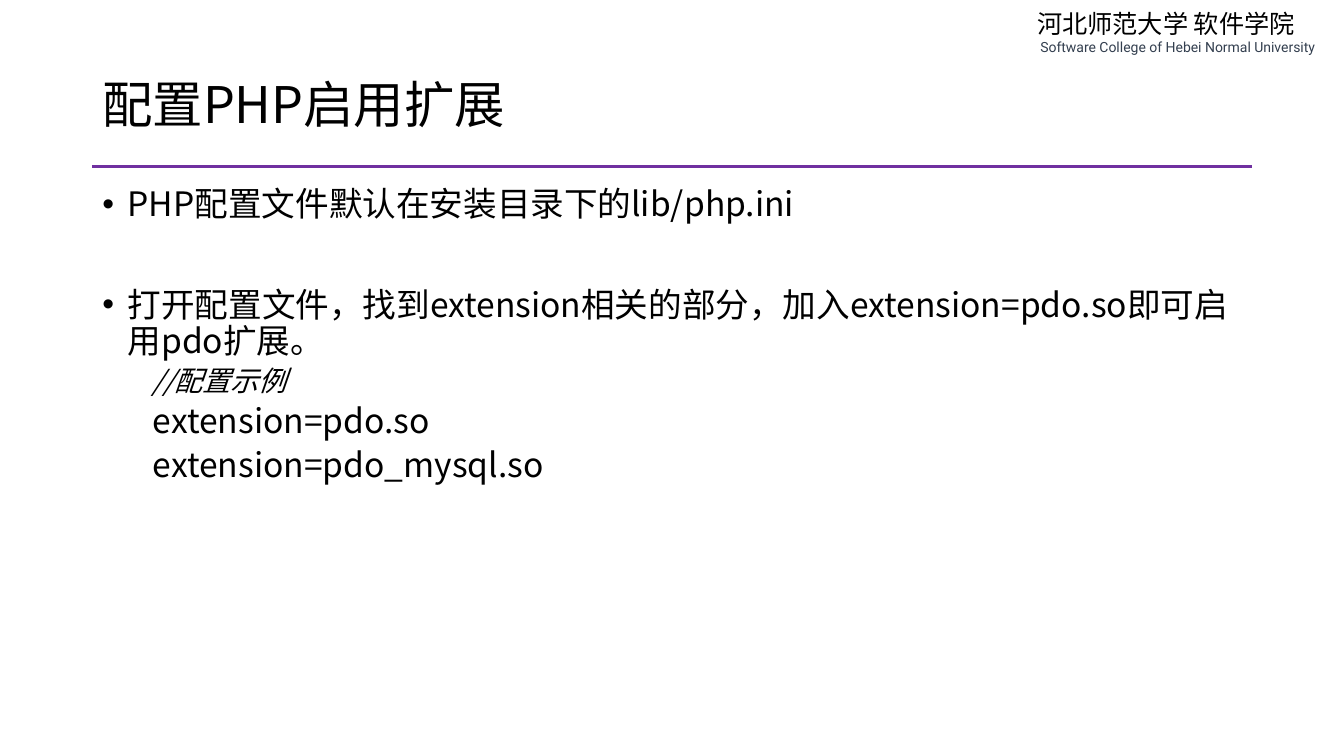
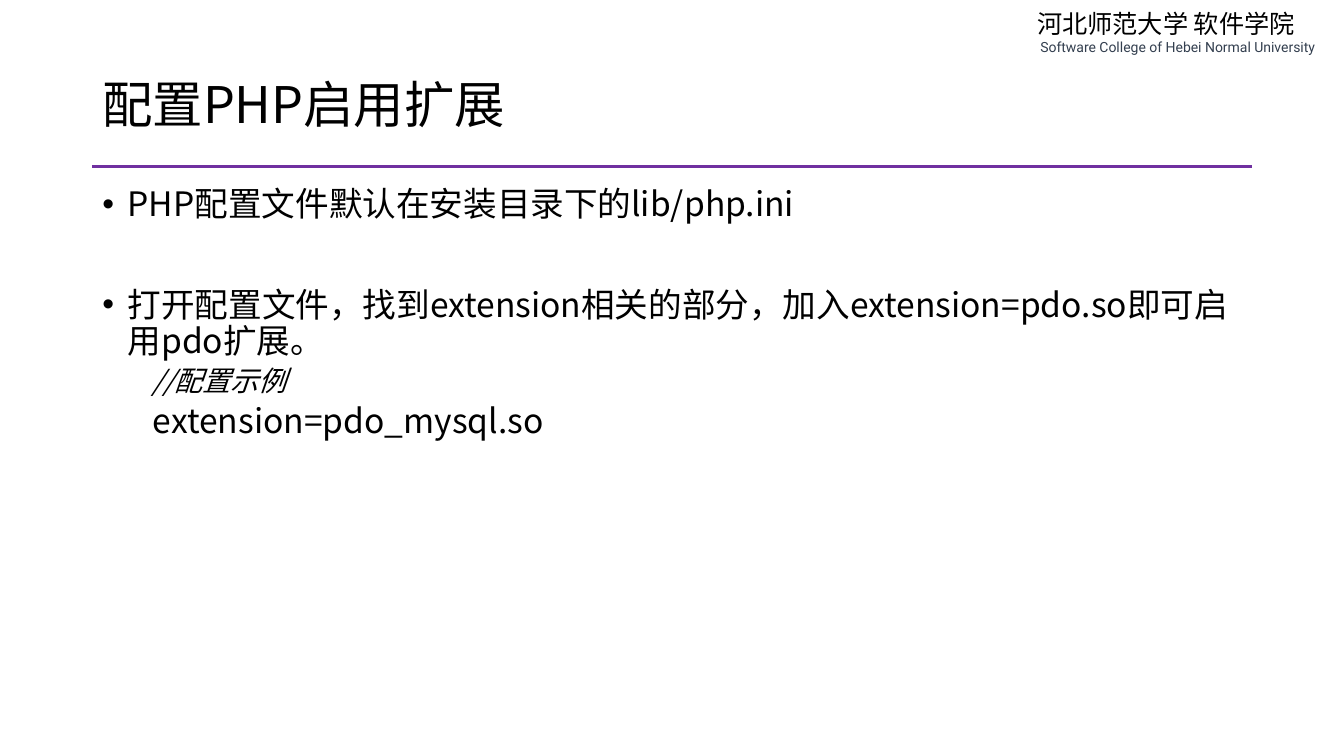
Before and after one commit to edu2act/course-php-serverside-development-on-linux, a slide deck: slide 18 of materials/slides/ch02-complie-php-source-code.pptx. Drawn at 1344x756 pixels with LibreOffice and Linux fonts; fonts in the diff are those of the drawing. Boxes give left, top, right and bottom in pixels: in the first picture for what was removed or moved away, otherwise in the second. Text is boxed around its words. In the diff, an @@ line names an element or a change of style, - is before the commit and + after.

```diff
--- a/materials/slides/ch02-complie-php-source-code.pptx
+++ b/materials/slides/ch02-complie-php-source-code.pptx
@@ text at (153,406,430,441): paragraph removed @@
-  extension=pdo.so
```
Also in this commit, not shown: 6 other slides changed, 1 other file.
